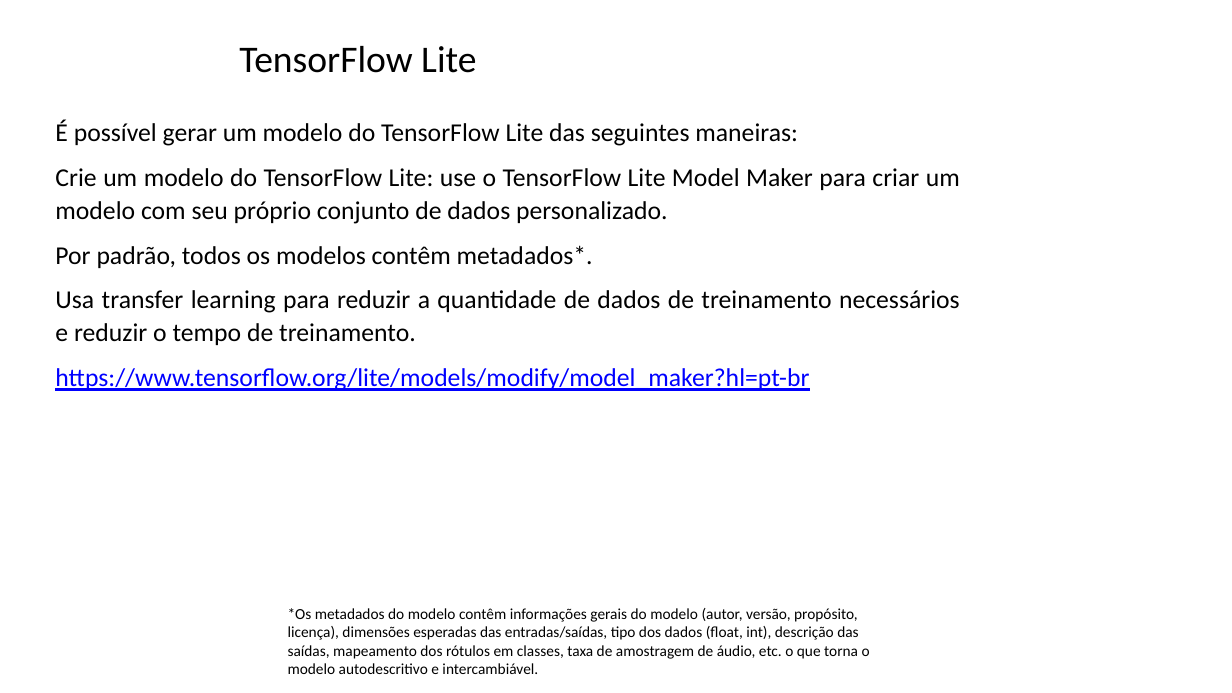
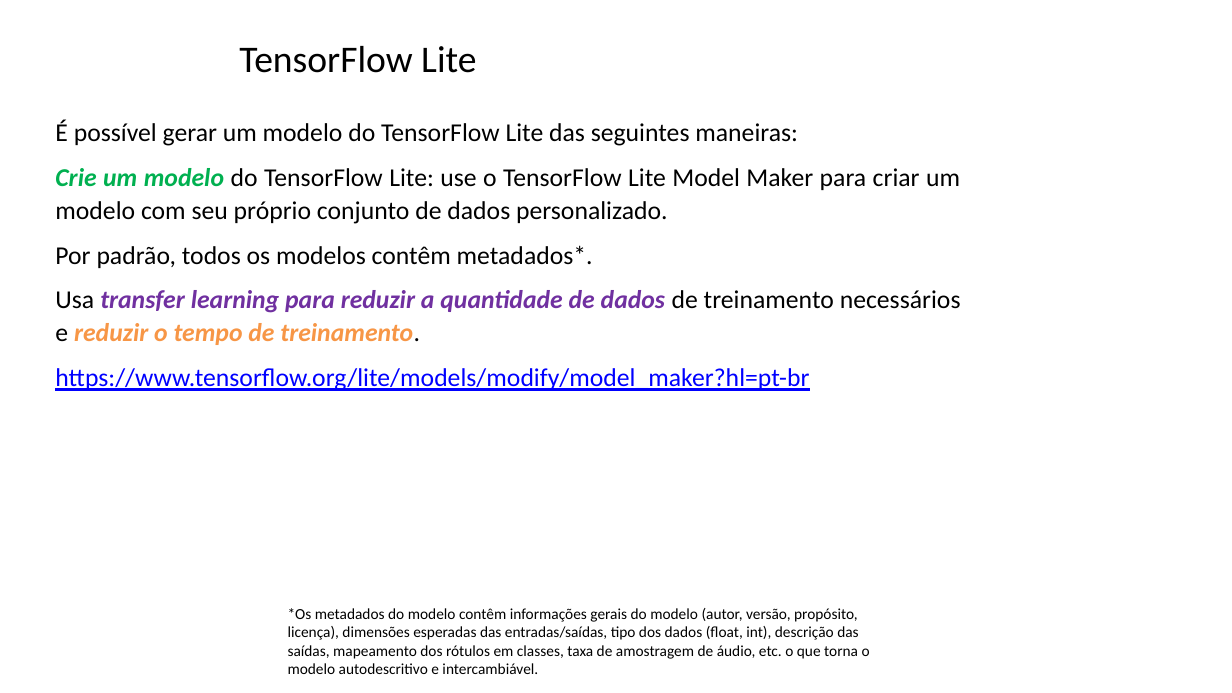
Before and after one commit to zz4fap/tp557-iot-ml, a slide deck: slide 29 of slides/TP557_14_introducao_tensorflowlite.pptx. Drawn at 1232x693 pixels with LibreOffice and Linux fonts; fonts in the diff are those of the drawing; background and template pictures are left out. Boxes give left, top, right and bottom in pixels: in the first picture for what was removed or moved away, otherwise in the second. Text is boxed around its words. In the diff, an @@ line names an element or a change of style, - is before the commit and + after.

```diff
--- a/slides/TP557_14_introducao_tensorflowlite.pptx
+++ b/slides/TP557_14_introducao_tensorflowlite.pptx
@@ text at [55, 168, 961, 345]: text colour #000000 to #00B050 in "Crie um modelo"; bold on, italic on in "Crie um modelo", "transfer learning para reduzir a quantidade de ..."; text colour #000000 to #7030A0 in "transfer learning para reduzir a quantidade de ..."; text colour #000000 to #F79646 in "reduzir o tempo de treinamento." @@
```
Also in this commit, not shown: 5 other slides changed, 1 other file.
